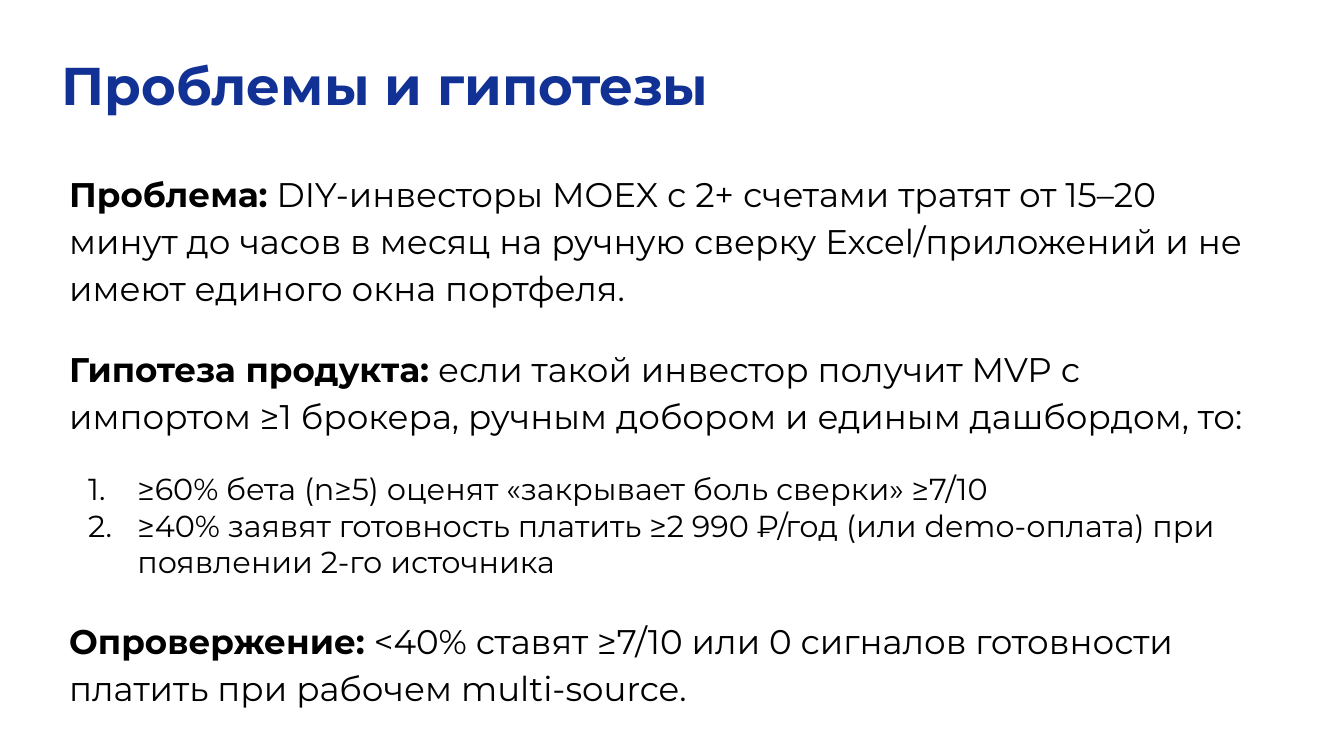
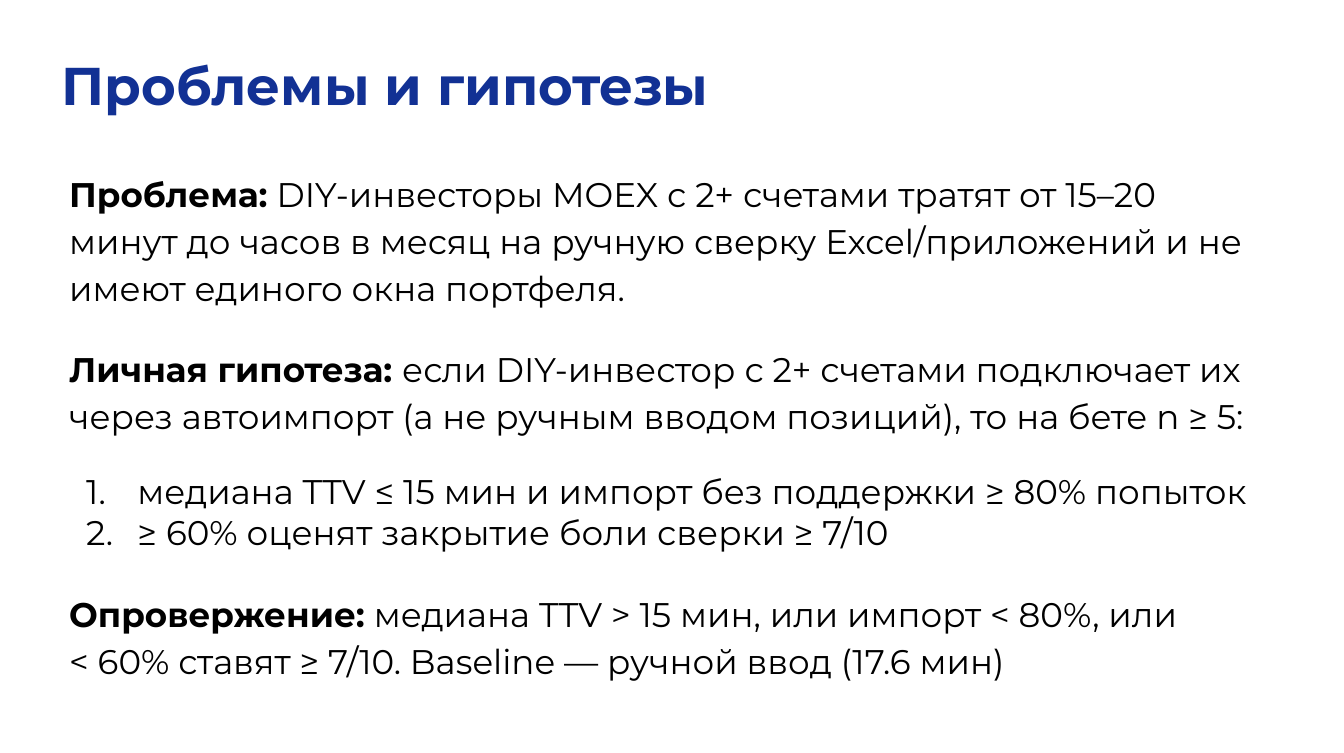
Before and after one commit to funcid/mipt-masters-coursework, a slide deck: slide 3 of 3 semester/FuncFund_ВКРС/I — НИР 3/01 — Финал/FuncFund_индивидуальная_презентация_НИР 3_финал.pptx. Drawn at 1344x753 pixels with LibreOffice and Linux fonts; fonts in the diff are those of the drawing. Boxes give left, top, right and bottom in pixels: in the first picture for what was removed or moved away, otherwise in the second. Text is boxed around its words. In the diff, an @@ line names an element or a change of style, - is before the commit and + after.

```diff
--- a/3 semester/FuncFund_ВКРС/I — НИР 3/01 — Финал/FuncFund_индивидуальная_презентация_НИР 3_финал.pptx
+++ b/3 semester/FuncFund_ВКРС/I — НИР 3/01 — Финал/FuncFund_индивидуальная_презентация_НИР 3_финал.pptx
@@ text at [69, 358, 1246, 681]: text changed @@
-Гипотеза продукта: если такой инвестор получит MVP с импортом ≥1 брокера, ручным добором и единым дашбордом, то:
-1. ≥60% бета (n≥5) оценят «закрывает боль сверки» ≥7/10
-2. ≥40% заявят готовность платить ≥2 990 ₽/год (или demo-оплата) при появлении 2-го источника
-Опровержение: <40% ставят ≥7/10 или 0 сигналов готовности платить при рабочем multi-source.
+Личная гипотеза: если DIY-инвестор с 2+ счетами подключает их через автоимпорт (а не ручным вводом позиций), то на бете n ≥ 5:
+1. медиана TTV ≤ 15 мин и импорт без поддержки ≥ 80% попыток
+2. ≥ 60% оценят закрытие боли сверки ≥ 7/10
+Опровержение: медиана TTV > 15 мин, или импорт < 80%, или < 60% ставят ≥ 7/10. Baseline — ручной ввод (17.6 мин)
```
Also in this commit, not shown: 6 other slides changed, 1 slide added, 8 other files.
